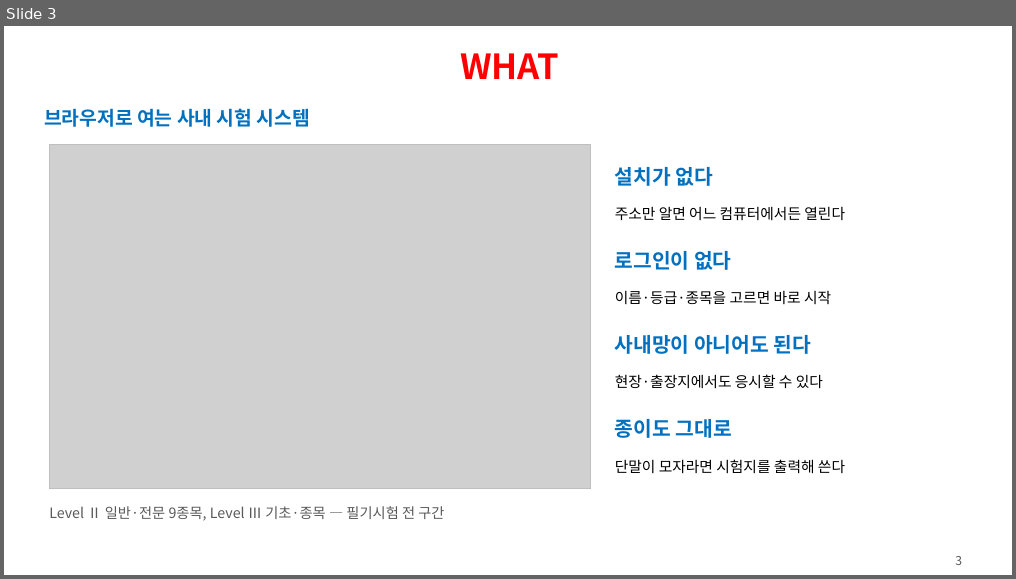
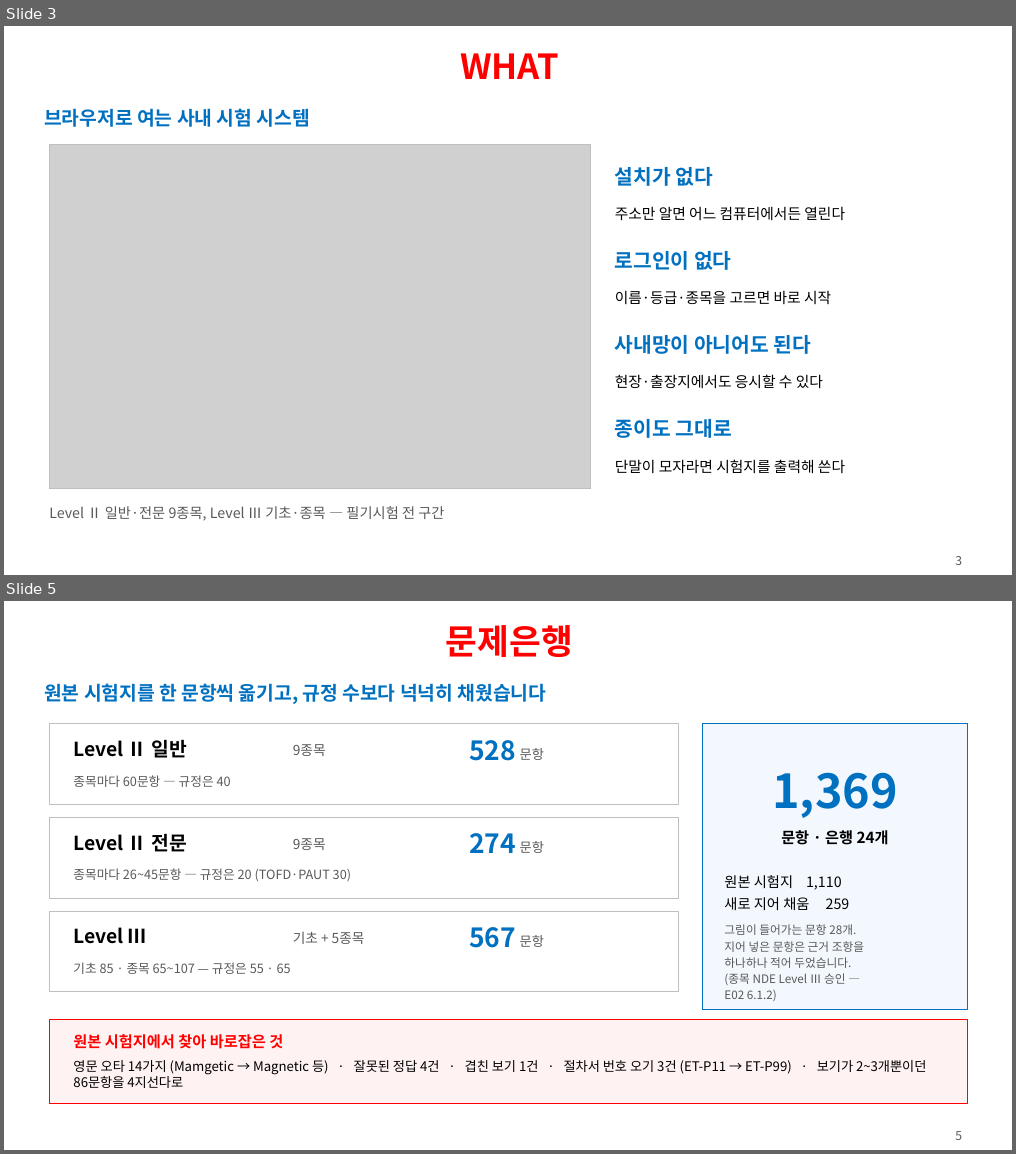
Before and after one commit to ys1277-sys/HIENDT-CBT, a slide deck: docs/발표자료-CBT-2026-08.pptx. Shown one above the other, each under a label of ours: slide 3 before the commit, slides 3 and 5 after it; the slides between them are not shown. The pictures are 1016x579 and 1016x1154 pixels, drawn with LibreOffice and Linux fonts; fonts in the diff are those of the drawing; grey boxes stand for pictures. Boxes give left, top, right and bottom in pixels: in the first picture for what was removed or moved away, otherwise in the second. Text is boxed around its words. In the diff, an @@ line names an element or a change of style, - is before the commit and + after.

```diff
--- a/docs/발표자료-CBT-2026-08.pptx
+++ b/docs/발표자료-CBT-2026-08.pptx
@@ slide 5 added at box(4, 601, 1012, 1150), background #FFFFFF @@
@@ text added at box(446, 625, 573, 657), 34 pt, text #FF0000, bold @@
+문제은행
@@ text added at box(44, 683, 547, 704), 19 pt, text #0070C0, bold @@
+원본 시험지를 한 문항씩 옮기고, 규정 수보다 넉넉히 채웠습니다
@@ rectangle added at box(49, 724, 678, 804), fill #FFFFFF, outline #BFBFBF 1 pt @@
@@ text added at box(73, 739, 187, 758), 19 pt, text #000000, bold @@
+Level Ⅱ 일반
@@ text added at box(293, 744, 326, 756), 13.5 pt, text #595959 @@
+9종목
@@ text added at box(469, 740, 516, 761), 26 pt, text #0070C0, bold @@
+528
@@ text added at box(520, 748, 544, 760), 13 pt, text #595959 @@
+문항
@@ rectangle added at box(703, 724, 967, 1009), fill #F2F8FD, outline #0070C0 1 pt @@
@@ text added at box(73, 775, 231, 787), 12.5 pt, text #595959 @@
+종목마다 60문항 — 규정은 40
@@ text added at box(772, 772, 897, 818), 46 pt, text #0070C0, bold @@
+1,369
@@ rectangle added at box(49, 818, 678, 898), fill #FFFFFF, outline #BFBFBF 1 pt @@
@@ text added at box(73, 833, 187, 852), 19 pt, text #000000, bold @@
+Level Ⅱ 전문
@@ text added at box(293, 838, 326, 850), 13.5 pt, text #595959 @@
+9종목
@@ text added at box(469, 833, 516, 853), 26 pt, text #0070C0, bold @@
+274
@@ text added at box(781, 830, 889, 845), 15 pt, text #000000, bold @@
+문항 · 은행 24개
@@ text added at box(73, 868, 351, 881), 12.5 pt, text #595959 @@
+종목마다 26~45문항 — 규정은 20 (TOFD·PAUT 30)
@@ text added at box(520, 841, 544, 853), 13 pt, text #595959 @@
+문항
@@ text added at box(724, 875, 850, 910), 14 pt, text #000000 @@
+원본 시험지 1,110
+새로 지어 채움 259
@@ rectangle added at box(49, 911, 678, 992), fill #FFFFFF, outline #BFBFBF 1 pt @@
@@ text added at box(73, 927, 147, 944), 19 pt, text #000000, bold @@
+Level Ⅲ
@@ text added at box(469, 927, 516, 948), 26 pt, text #0070C0, bold @@
+567
@@ text added at box(724, 924, 864, 1001), 11.5 pt, text #595959 @@
+그림이 들어가는 문항 28개.
+지어 넣은 문항은 근거 조항을
+하나하나 적어 두었습니다.
+(종목 NDE Level Ⅲ 승인 —
+E02 6.1.2)
@@ text added at box(293, 932, 365, 944), 13.5 pt, text #595959 @@
+기초 + 5종목
@@ text added at box(520, 935, 544, 947), 13 pt, text #595959 @@
+문항
@@ text added at box(73, 962, 291, 974), 12.5 pt, text #595959 @@
+기초 85 · 종목 65~107 — 규정은 55 · 65
@@ rectangle added at box(49, 1019, 967, 1104), fill #FFF2F2, outline #FF0000 1 pt @@
@@ text added at box(73, 1034, 283, 1049), 15 pt, text #FF0000, bold @@
+원본 시험지에서 찾아 바로잡은 것
@@ text added at box(73, 1060, 926, 1088), 13 pt, text #000000 @@
+영문 오타 14가지 (Mamgetic → Magnetic 등) · 잘못된 정답 4건 · 겹친 보기 1건 · 절차서 번호 오기 3건 (ET-P11 → ET-P99) · 보기가 2~3개뿐이던 86문항을 4지선다로
@@ text added at box(955, 1131, 962, 1140), 12 pt, text #595959 @@
+5
```
Also in this commit, not shown: 12 slides changed, 2 other slides added, 10 other files.
